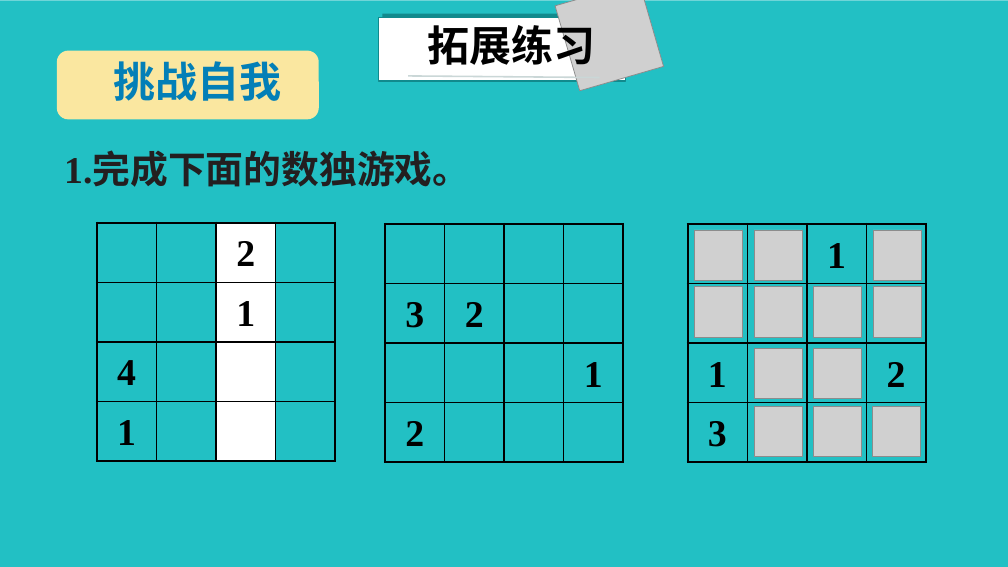
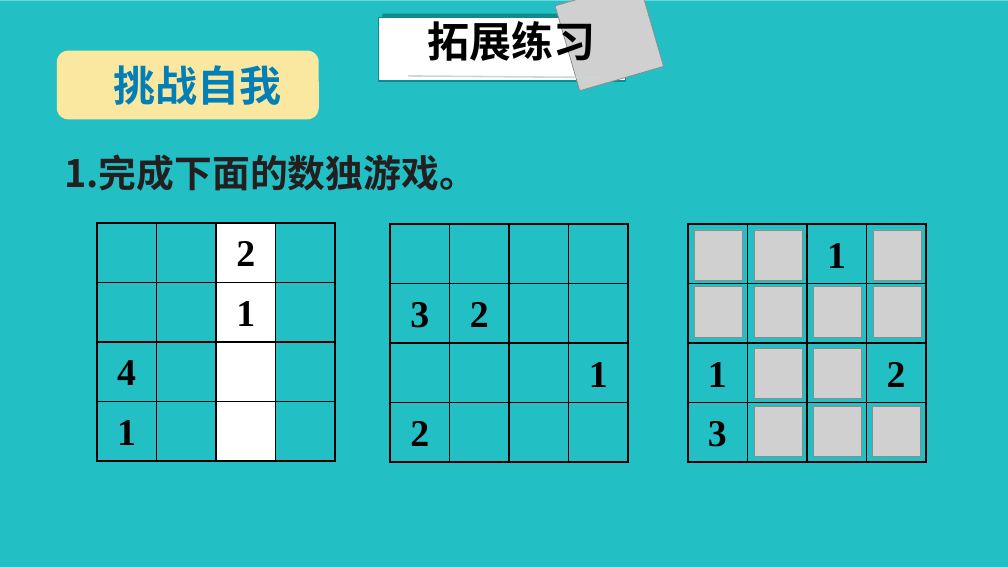
Before and after one commit to Camellia895/Camellia895.github.io, a slide deck: slide 6 of docs/教学/实习/汇报课-二年级下-数独游戏/数独游戏.pptx (slide 7 before the commit). Drawn at 1008x567 pixels with LibreOffice and Linux fonts; fonts in the diff are those of the drawing; grey boxes stand for pictures; background and template pictures are left out. Boxes give left, top, right and bottom in pixels: in the first picture for what was removed or moved away, otherwise in the second. Text is boxed around its words. In the diff, an @@ line names an element or a change of style, - is before the commit and + after.

```diff
--- a/docs/教学/实习/汇报课-二年级下-数独游戏/数独游戏.pptx
+++ b/docs/教学/实习/汇报课-二年级下-数独游戏/数独游戏.pptx
@@ text "拓展练习" at bbox=[428, 15, 596, 68]: font Noto Sans CJK SC to Noto Sans CJK JP; line spacing 48pt to 44pt @@
@@ text "挑战自我" at bbox=[114, 65, 282, 105]: font Noto Sans CJK SC to Noto Sans CJK JP; line spacing 48pt to 51pt @@
@@ text "1.完成下面的数独游戏。" at bbox=[64, 154, 477, 191]: font Times New Roman to Noto Sans CJK JP, font Noto Sans CJK SC to Noto Sans CJK JP in "1.完成下面的数独游戏。"; line spacing 43pt to 46pt @@
@@ table: place and size @@
-table at bbox=[385, 224, 624, 462]
+table at bbox=[390, 224, 629, 462]
```
Also in this commit, not shown: 4 other slides changed, 1 slide added, 2 slides removed, 17 other files.
